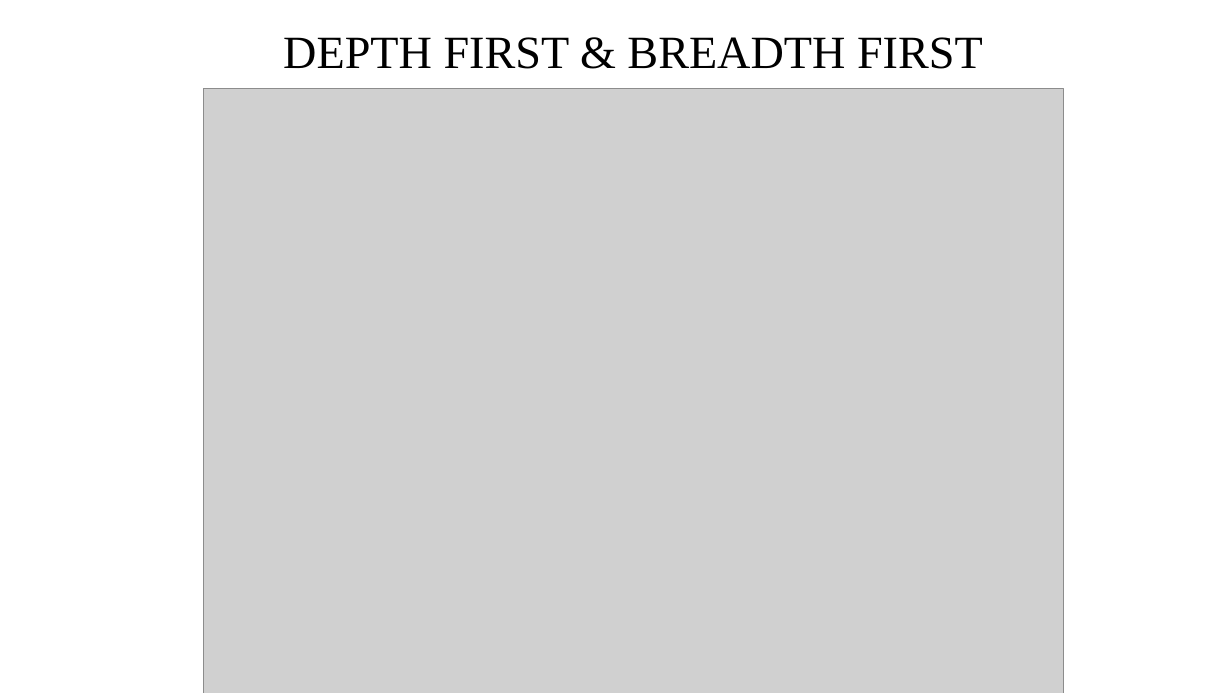
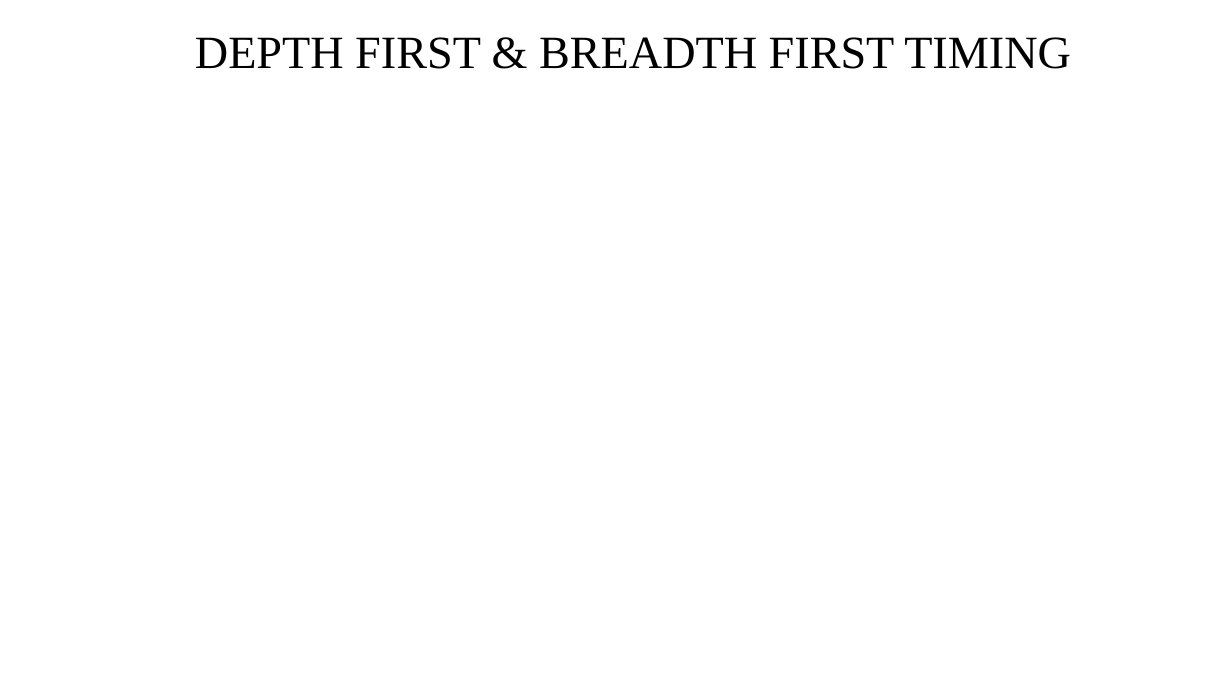
Before and after one commit to Leanderrr/fruitvliegen, a slide deck: slide 9 of verslaglegging en presentaties/Powerpont 1.pptx (slide 8 before the commit). Drawn at 1232x693 pixels with LibreOffice and Linux fonts; fonts in the diff are those of the drawing; grey boxes stand for pictures; background and template pictures are left out. Boxes give left, top, right and bottom in pixels: in the first picture for what was removed or moved away, otherwise in the second. Text is boxed around its words. In the diff, an @@ line names an element or a change of style, - is before the commit and + after.

```diff
--- a/verslaglegging en presentaties/Powerpont 1.pptx
+++ b/verslaglegging en presentaties/Powerpont 1.pptx
@@ text at bbox=[195, 37, 1071, 69]: text changed @@
-DEPTH FIRST & BREADTH FIRST
+DEPTH FIRST & BREADTH FIRST TIMING
@@ picture removed at bbox=[203, 89, 1064, 693] @@
```
Also in this commit, not shown: 6 other slides changed, 5 slides added, 7 slides removed, 4 other files.
